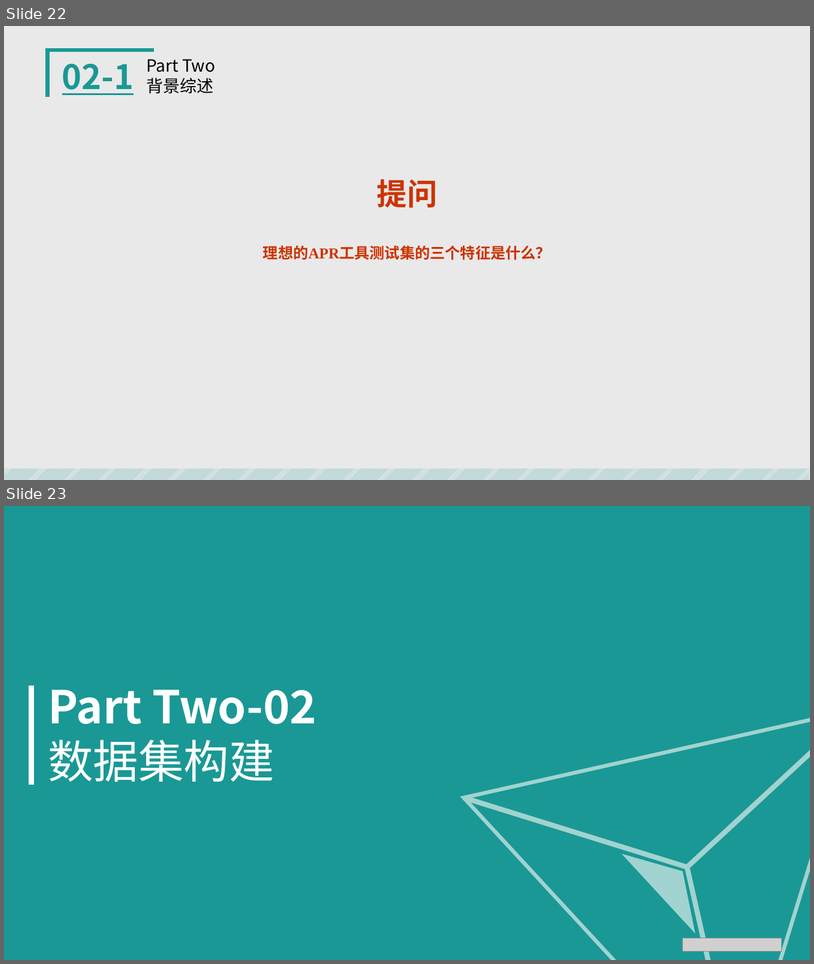
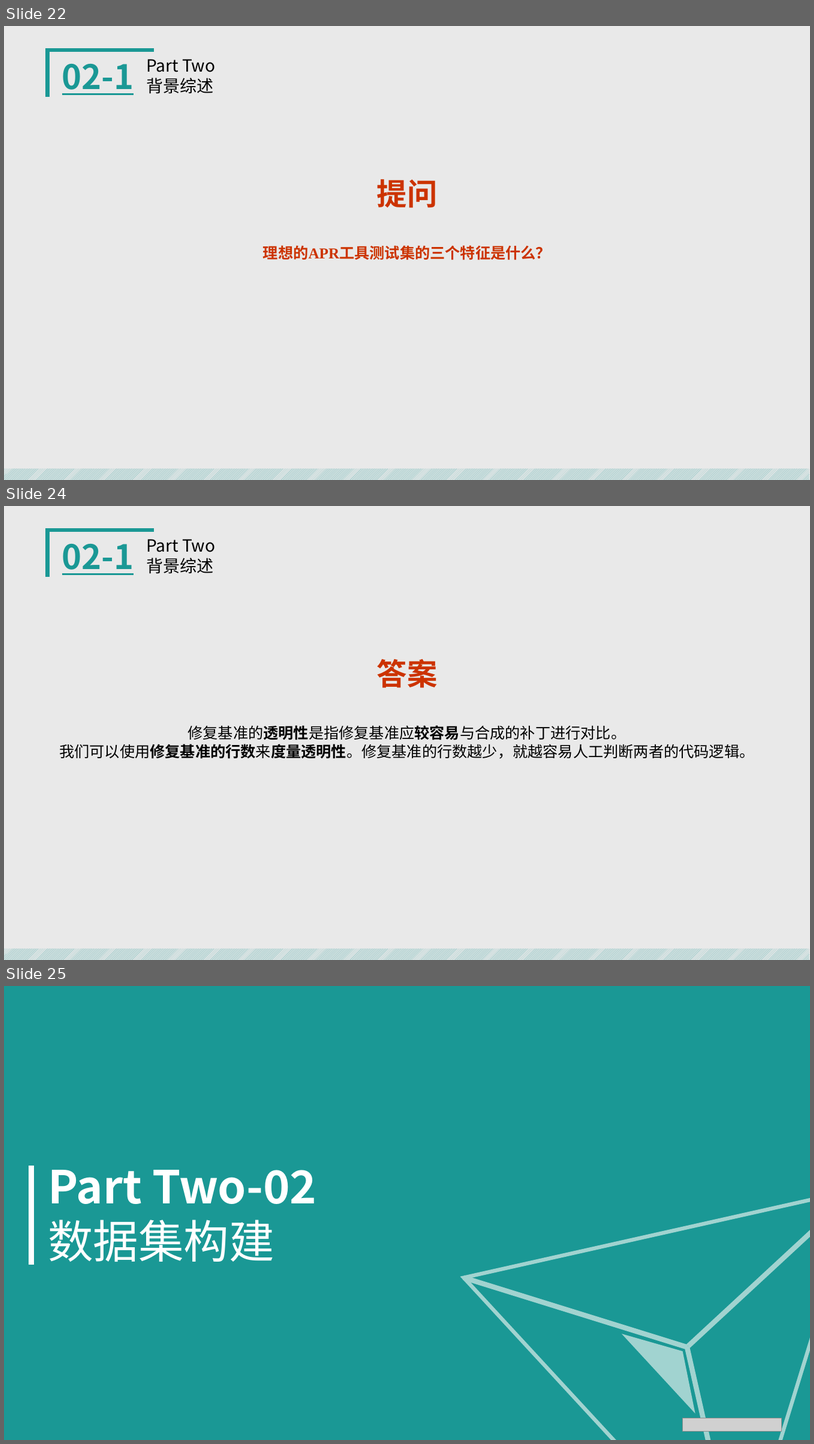
Before and after one commit to Ggiiljj/BALL_Date, a slide deck: 小组作业/SE2019春-G06-翻转课堂自动程序修复.pptx. Shown one above the other, each under a label of ours: slides 22 and 23 before the commit, slides 22, 24 and 25 after it; the slides between them are not shown. The pictures are 814x964 and 814x1444 pixels, drawn with LibreOffice and Linux fonts; fonts in the diff are those of the drawing; grey boxes stand for pictures. Boxes give left, top, right and bottom in pixels: in the first picture for what was removed or moved away, otherwise in the second. Text is boxed around its words. In the diff, an @@ line names an element or a change of style, - is before the commit and + after.

```diff
--- a/小组作业/SE2019春-G06-翻转课堂自动程序修复.pptx
+++ b/小组作业/SE2019春-G06-翻转课堂自动程序修复.pptx
@@ slide 24 added at <box>4,506,810,960</box>, background #E9E9E9; not listed: 2 template elements that a slide beside it also shows @@
@@ text added at <box>146,539,215,574</box>, 20 pt, text #000000 @@
+Part Two
+背景综述
@@ text added at <box>62,544,134,575</box>, 40 pt, text #1A9895, bold, underline @@
+02-1
@@ text added at <box>377,659,438,688</box>, 36 pt, text #CC3300, bold @@
+答案
@@ text added at <box>59,725,755,759</box>, 18 pt, text #000000 @@
+修复基准的透明性是指修复基准应较容易与合成的补丁进行对比。
+我们可以使用修复基准的行数来度量透明性。修复基准的行数越少，就越容易人工判断两者的代码逻辑。
@@ what was slide 23 is now slide 25 @@
```
Also in this commit, not shown: 1 slide changed, 1 other slide added, 2 other files.
